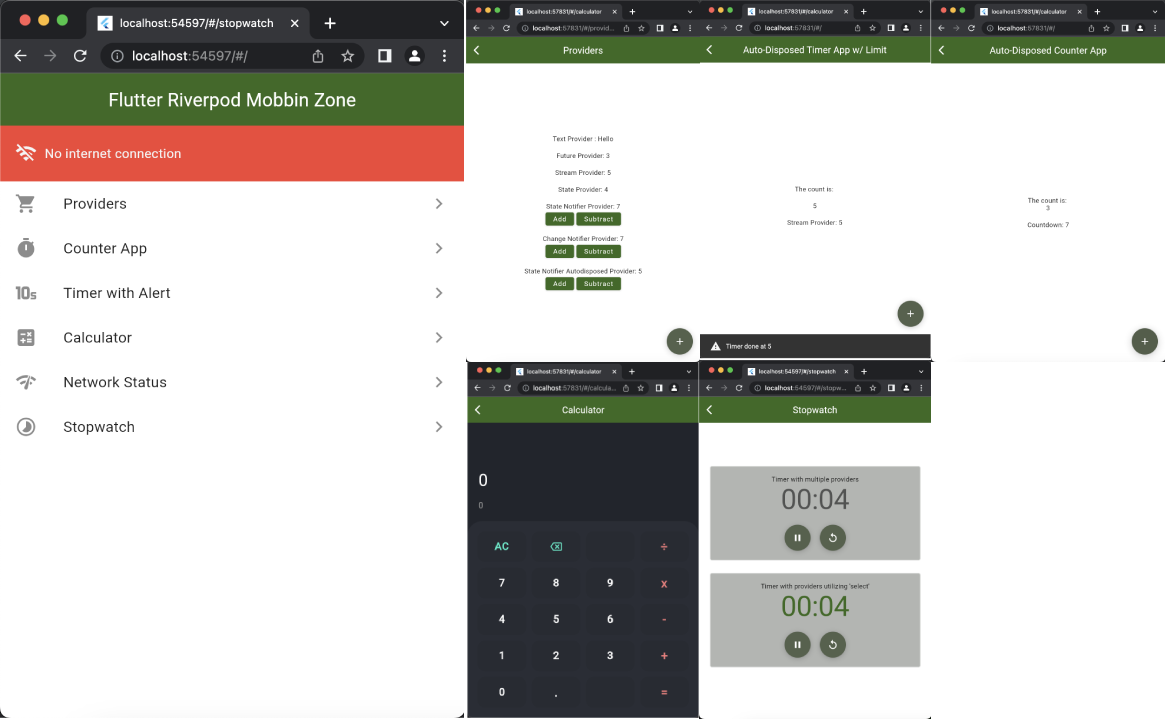
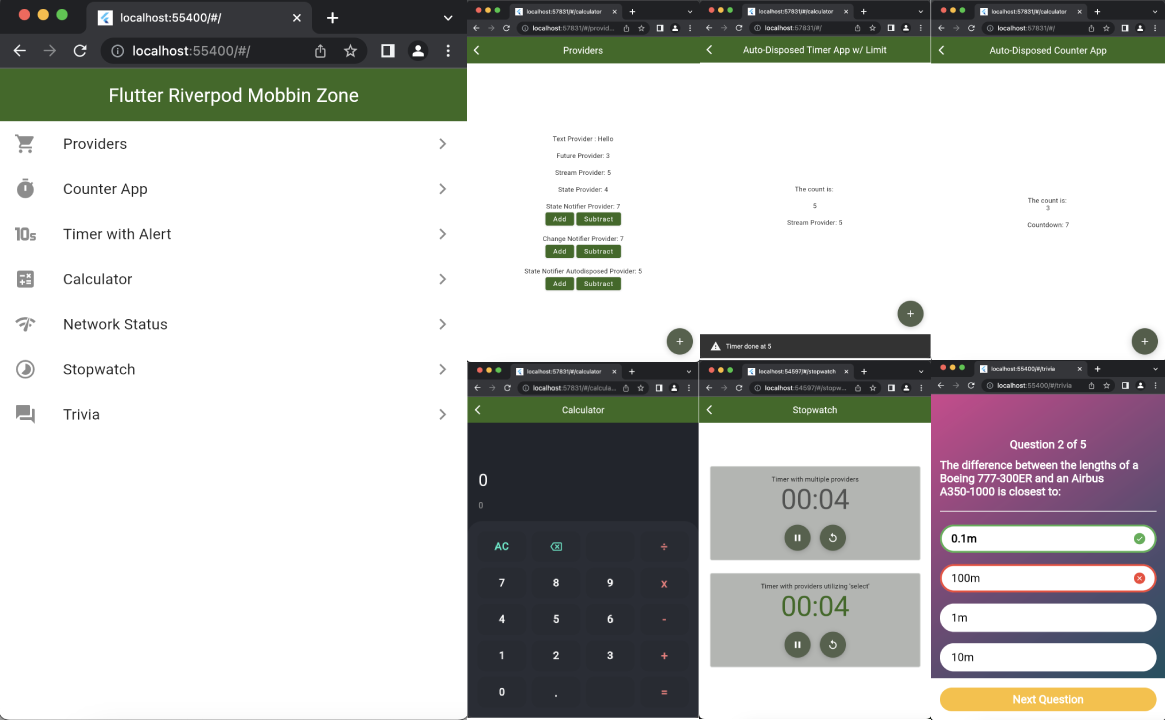
Revision of a layered 1165×720 image; what changed, layer by layer:
added layer "Layer 14" above "Layer 13" over [left=0, top=0, right=467, bottom=720]
added layer "Layer 13" above "Layer 12" over [left=931, top=360, right=1165, bottom=720]
